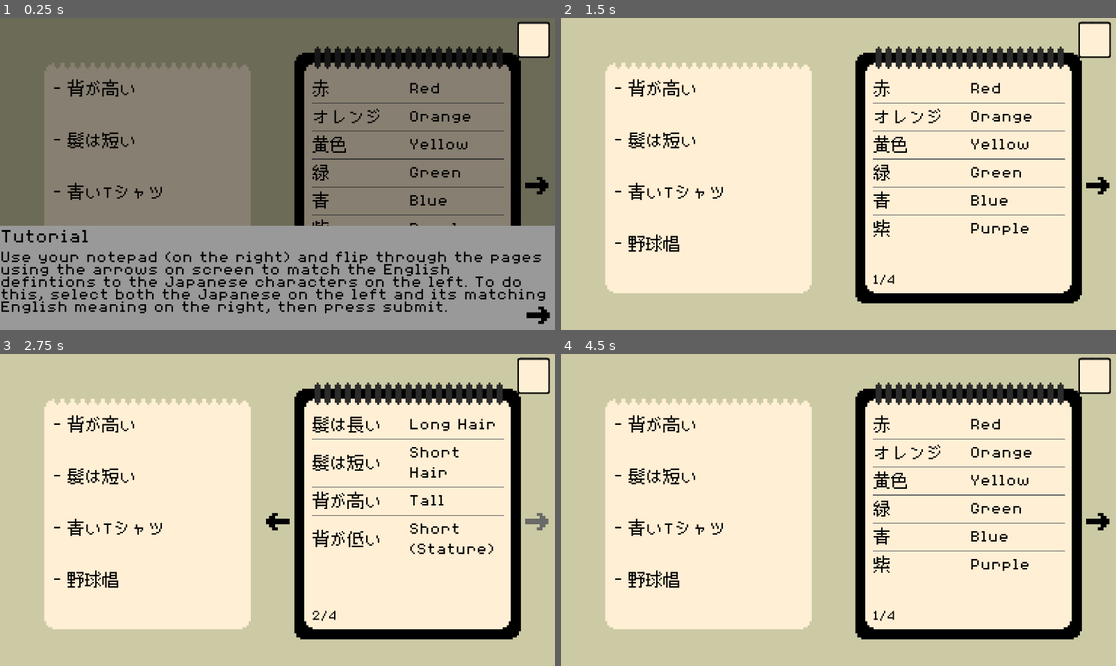
Above: before the commit, frames 1-4 (two rows, left to right).
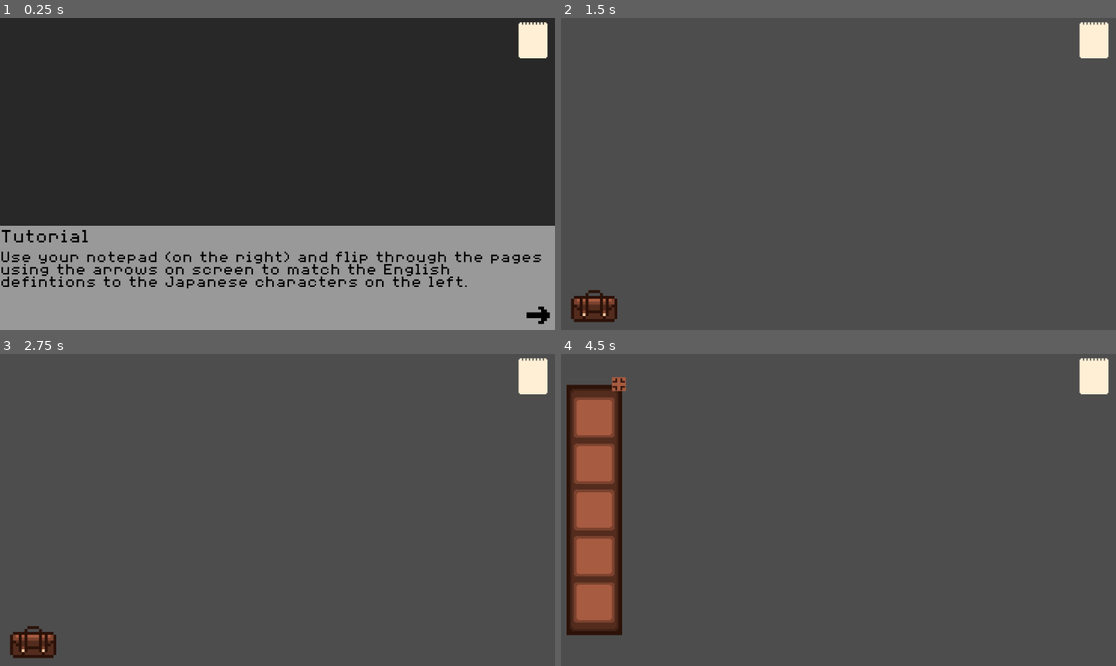
Above: after the commit, the same moments.

Repository: emkartch/Capstone_Bottoh
Game: Godot game, scene res://main.tscn
The game is run twice, just before and just after one commit, with the same random seed, the same clock (stepped at 60 frames per second) and the same inputs.
Inputs (mouse positions are in pixels of both pictures, inside the frame that each line leads up to):
- Up to frame 1 (0.25 s): no input
- Up to frame 2 (1.5 s): click (1099, 314) at 0.5 s; click (1099, 314) at 1.27 s
- Up to frame 3 (2.75 s): click (538, 522) at 2.02 s
- Up to frame 4 (4.5 s): click (594, 634) at 2.77 s; click (616, 463) at 3.52 s; click (838, 522) at 4.27 s

The runs differ from the first frame. In frame 1, 66% of the frame differs, in the area x 0-100%, y 0-95%; in frame 2, 99%, in the area x 0-100%, y 0-100%; in frame 3, 99%; in frame 4, 99%.

Commit message:
Inventory Bag & Expansion
Updated the inventory with assets and created the expanded version. Also, the goals notepad assets were updated.

Diff:
--- a/没頭-(bottō)/hud/dialog.gd
+++ b/没頭-(bottō)/hud/dialog.gd
@@ -7,6 +7,8 @@
 @onready var _dialogue = $VBoxContainer/Dialogue
 #@onready var _continue = $Box/Continue
 @onready var background = $"../GreyOut"
+
+signal continue_true
 
 func display_line(pause: bool, line: String, speaker : String = ""):
 	_speaker.visible = (speaker != "")
@@ -38,5 +40,7 @@
 	if Global.game_end:
 		main.get_tree().quit()
 
+	emit_signal("continue_true")
+
 func _on_continue_pressed() -> void:
 	close()
--- a/没頭-(bottō)/hud/hud.gd
+++ b/没頭-(bottō)/hud/hud.gd
@@ -7,7 +7,11 @@
 @onready var goal_open = $Goal/GoalOpen
 
 func show_start():
-	dialog.display_line(true,"Use your notepad (on the right) a …(84 unchanged characters)…  to the Japanese characters on the left. To do this, select both the Japanese on the left and its matching English meaning on the right, then press submit.","Tutorial")
+	dialog.display_line(true,"Use your notepad (on the right) a …(84 unchanged characters)…  to the Japanese characters on the left.","Tutorial")
+
+	await dialog.continue_true
+
+	dialog.display_line(true,"To do this, select both the Japanese on the left and its matching English meaning on the right, then press submit.","Tutorial")
 
 func show_end():
 	dialog.display_line(true,"You did it!","Tutorial")
--- a/没頭-(bottō)/hud/hud.tscn
+++ b/没頭-(bottō)/hud/hud.tscn
@@ -5,10 +5,10 @@
 [ext_resource type="Script" uid="uid://dadl2ct6iu51b" path="res://hud/dialog.gd" id="3_svhta"]
 [ext_resource type="Texture2D" uid="uid://cbnhlqlr5fpw0" path="res://assets/Arrow.png" id="3_w8tcp"]
 [ext_resource type="Texture2D" uid="uid://cev8nqun6fo3" path="res://assets/GreyArrow.png" id="4_svhta"]
-[ext_resource type="Texture2D" uid="uid://clrmiad5dkevj" path="res://assets/NotePage.png" id="6_fjv1a"]
-[ext_resource type="Texture2D" uid="uid://ctyshvhmatwnm" path="res://assets/NotePadIcon.png" id="7_0ivg5"]
+[ext_resource type="Texture2D" uid="uid://dbq4s5le452yk" path="res://assets/NotePage (Smaller).png" id="6_qv4qp"]
 [ext_resource type="Texture2D" uid="uid://bthma8uk8dn3h" path="res://assets/X.png" id="7_qv4qp"]
 [ext_resource type="Texture2D" uid="uid://cc2vq3gm7y48" path="res://assets/GreyX.png" id="8_sh35x"]
+[ext_resource type="Texture2D" uid="uid://d120m6w405qbg" path="res://assets/Notebookpaper.png" id="9_qv4qp"]
 
 [node name="HUD" type="CanvasLayer" unique_id=179951230]
 process_mode = 3
@@ -91,31 +91,33 @@
 [node name="GoalOpen" type="TextureRect" parent="Goal" unique_id=1058062832]
 visible = false
 layout_mode = 1
-anchors_preset = 1
-anchor_left = 1.0
-anchor_right = 1.0
-offset_left = -358.5
-offset_right = 537.5
-offset_bottom = 896.0
+anchors_preset = -1
+anchor_left = 1.01
+anchor_top = -0.01
+anchor_right = 1.01
+anchor_bottom = -0.01
+offset_left = -384.0
+offset_bottom = 384.0
 grow_horizontal = 0
-scale = Vector2(0.4, 0.4)
-texture = ExtResource("6_fjv1a")
+texture = ExtResource("6_qv4qp")
 
 [node name="VBoxContainer" type="VBoxContainer" parent="Goal/GoalOpen" unique_id=726046158]
 layout_mode = 0
-offset_left = 115.0
-offset_top = 110.0
-offset_right = 785.0
-offset_bottom = 830.0
+offset_left = 50.0
+offset_top = 50.0
+offset_right = 335.80005
+offset_bottom = 353.8
+theme_override_constants/separation = 15
 
 [node name="Label" type="Label" parent="Goal/GoalOpen/VBoxContainer" unique_id=397293288]
 layout_mode = 2
-theme_override_font_sizes/font_size = 80
+theme_override_font_sizes/font_size = 40
 text = "Goal:"
 
 [node name="GoalText" type="Label" parent="Goal/GoalOpen/VBoxContainer" unique_id=1516768583]
 custom_minimum_size = Vector2(100, 0)
 layout_mode = 2
+theme_override_font_sizes/font_size = 30
 text = "Match the Japanese characters to their English meanings."
 autowrap_mode = 2
 
@@ -123,26 +125,26 @@
 layout_mode = 1
 anchors_preset = -1
 anchor_left = 0.87
-anchor_top = 0.13
+anchor_top = 0.12
 anchor_right = 0.87
-anchor_bottom = 0.13
-offset_left = -80.0
-offset_bottom = 80.0
+anchor_bottom = 0.12
+offset_left = -48.0
+offset_bottom = 48.0
 grow_horizontal = 0
 texture_normal = ExtResource("7_qv4qp")
 texture_hover = ExtResource("8_sh35x")
 
 [node name="GoalButton" type="TextureButton" parent="Goal" unique_id=1348998633]
 layout_mode = 1
-anchors_preset = 1
-anchor_left = 1.0
-anchor_right = 1.0
-offset_left = -138.0
-offset_top = 10.0
-offset_right = -10.0
-offset_bottom = 138.0
+anchors_preset = -1
+anchor_left = 0.995
+anchor_top = 0.01
+anchor_right = 0.995
+anchor_bottom = 0.01
+offset_left = -128.0
+offset_bottom = 128.0
 grow_horizontal = 0
-texture_normal = ExtResource("7_0ivg5")
+texture_normal = ExtResource("9_qv4qp")
 
 [connection signal="pressed" from="Dialog/Box/Continue" to="Dialog" method="_on_continue_pressed"]
 [connection signal="pressed" from="Goal/GoalOpen/ExitGoalButton" to="." method="_on_exit_goal_button_pressed"]
--- a/没頭-(bottō)/inventory/inventory.tscn
+++ b/没頭-(bottō)/inventory/inventory.tscn
@@ -3,12 +3,14 @@
 [ext_resource type="Theme" uid="uid://cp4nu80cltnic" path="res://theme/main_theme.tres" id="1_62wf1"]
 [ext_resource type="Texture2D" uid="uid://cyerekk6aofke" path="res://assets/ShortArrow.png" id="2_f8i2h"]
 [ext_resource type="Script" uid="uid://b3uulu1fvp4xi" path="res://inventory/inventory_container.gd" id="2_lhcfm"]
+[ext_resource type="Texture2D" uid="uid://qyfslf8eigol" path="res://inventory/BackgroundInventory.png" id="3_0dv6l"]
 [ext_resource type="Texture2D" uid="uid://dypq21vkaun3r" path="res://assets/GreyShortArrow.png" id="3_f8i2h"]
+[ext_resource type="Texture2D" uid="uid://dmhunreje6uf5" path="res://inventory/InventorySquare.png" id="5_022t5"]
 [ext_resource type="Texture2D" uid="uid://dxdcblg2ibwh2" path="res://inventory/MessangerbagClosed.png" id="5_rsmrt"]
 [ext_resource type="Texture2D" uid="uid://bvc443624xejf" path="res://inventory/Expandbutton.png" id="6_rsmrt"]
 
-[sub_resource type="StyleBoxFlat" id="StyleBoxFlat_je7cn"]
-bg_color = Color(0, 0, 0, 0.6627451)
+[sub_resource type="StyleBoxTexture" id="StyleBoxTexture_locsq"]
+texture = ExtResource("5_022t5")
 
 [node name="Inventory" type="Control" unique_id=213740819]
 layout_mode = 3
@@ -35,15 +37,18 @@
 icon = ExtResource("5_rsmrt")
 flat = true
 
-[node name="InventoryContainer" type="ColorRect" parent="." unique_id=1659283285]
+[node name="InventoryContainer" type="TextureRect" parent="." unique_id=1653766887]
+visible = false
 layout_mode = 1
 anchors_preset = -1
 anchor_left = 0.01
-anchor_top = 0.33
+anchor_top = 0.34
 anchor_right = 0.11
-anchor_bottom = 0.8
+anchor_bottom = 0.81
 grow_vertical = 2
 mouse_filter = 2
+texture = ExtResource("3_0dv6l")
+expand_mode = 1
 script = ExtResource("2_lhcfm")
 
 [node name="ScrollContainer" type="ScrollContainer" parent="InventoryContainer" unique_id=1346998014]
@@ -68,7 +73,7 @@
 layout_mode = 2
 size_flags_horizontal = 4
 size_flags_vertical = 4
-theme_override_styles/panel = SubResource("StyleBoxFlat_je7cn")
+theme_override_styles/panel = SubResource("StyleBoxTexture_locsq")
 
 [node name="Item" type="TextureRect" parent="InventoryContainer/ScrollContainer/VBoxContainer/Slot" unique_id=1273393416]
 layout_mode = 1
@@ -77,96 +82,101 @@
 anchor_top = 0.5
 anchor_right = 0.5
 anchor_bottom = 0.5
-offset_left = -64.0
-offset_top = -64.0
-offset_right = 64.0
-offset_bottom = 64.0
-grow_horizontal = 2
-grow_vertical = 2
-
-[node name="Slot2" type="Panel" parent="InventoryContainer/ScrollContainer/VBoxContainer" unique_id=1467444534]
-custom_minimum_size = Vector2(140, 140)
-layout_mode = 2
-size_flags_horizontal = 4
-size_flags_vertical = 4
-theme_override_styles/panel = SubResource("StyleBoxFlat_je7cn")
-
-[node name="Item" type="TextureRect" parent="InventoryContainer/ScrollContainer/VBoxContainer/Slot2" unique_id=1508022826]
-layout_mode = 1
-anchors_preset = 8
-anchor_left = 0.5
-anchor_top = 0.5
-anchor_right = 0.5
-anchor_bottom = 0.5
-offset_left = -64.0
-offset_top = -64.0
-offset_right = 64.0
-offset_bottom = 64.0
-grow_horizontal = 2
-grow_vertical = 2
-
-[node name="Slot3" type="Panel" parent="InventoryContainer/ScrollContainer/VBoxContainer" unique_id=435916877]
-custom_minimum_size = Vector2(140, 140)
-layout_mode = 2
-size_flags_horizontal = 4
-size_flags_vertical = 4
-theme_override_styles/panel = SubResource("StyleBoxFlat_je7cn")
-
-[node name="Item" type="TextureRect" parent="InventoryContainer/ScrollContainer/VBoxContainer/Slot3" unique_id=1091999240]
-layout_mode = 1
-anchors_preset = 8
-anchor_left = 0.5
-anchor_top = 0.5
-anchor_right = 0.5
-anchor_bottom = 0.5
-offset_left = -64.0
-offset_top = -64.0
-offset_right = 64.0
-offset_bottom = 64.0
-grow_horizontal = 2
-grow_vertical = 2
-
-[node name="Slot4" type="Panel" parent="InventoryContainer/ScrollContainer/VBoxContainer" unique_id=1631614282]
-custom_minimum_size = Vector2(140, 140)
-layout_mode = 2
-size_flags_horizontal = 4
-size_flags_vertical = 4
-theme_override_styles/panel = SubResource("StyleBoxFlat_je7cn")
-
-[node name="Item" type="TextureRect" parent="InventoryContainer/ScrollContainer/VBoxContainer/Slot4" unique_id=607127998]
-layout_mode = 1
-anchors_preset = 8
-anchor_left = 0.5
-anchor_top = 0.5
-anchor_right = 0.5
-anchor_bottom = 0.5
-offset_left = -64.0
-offset_top = -64.0
-offset_right = 64.0
-offset_bottom = 64.0
-grow_horizontal = 2
-grow_vertical = 2
-
-[node name="Slot5" type="Panel" parent="InventoryContainer/ScrollContainer/VBoxContainer" unique_id=1290083642]
-custom_minimum_size = Vector2(140, 140)
-layout_mode = 2
-size_flags_horizontal = 4
-size_flags_vertical = 4
-theme_override_styles/panel = SubResource("StyleBoxFlat_je7cn")
-
-[node name="Item" type="TextureRect" parent="InventoryContainer/ScrollContainer/VBoxContainer/Slot5" unique_id=2030828846]
-layout_mode = 1
-anchors_preset = 8
-anchor_left = 0.5
-anchor_top = 0.5
-anchor_right = 0.5
-anchor_bottom = 0.5
-offset_left = -64.0
-offset_top = -64.0
-offset_right = 64.0
-offset_bottom = 64.0
-grow_horizontal = 2
-grow_vertical = 2
+offset_left = -60.0
+offset_top = -60.0
+offset_right = 60.0
+offset_bottom = 60.0
+grow_horizontal = 2
+grow_vertical = 2
+expand_mode = 1
+
+[node name="Slot2" type="Panel" parent="InventoryContainer/ScrollContainer/VBoxContainer" unique_id=508425890]
+custom_minimum_size = Vector2(140, 140)
+layout_mode = 2
+size_flags_horizontal = 4
+size_flags_vertical = 4
+theme_override_styles/panel = SubResource("StyleBoxTexture_locsq")
+
+[node name="Item" type="TextureRect" parent="InventoryContainer/ScrollContainer/VBoxContainer/Slot2" unique_id=678063042]
+layout_mode = 1
+anchors_preset = 8
+anchor_left = 0.5
+anchor_top = 0.5
+anchor_right = 0.5
+anchor_bottom = 0.5
+offset_left = -60.0
+offset_top = -60.0
+offset_right = 60.0
+offset_bottom = 60.0
+grow_horizontal = 2
+grow_vertical = 2
+expand_mode = 1
+
+[node name="Slot3" type="Panel" parent="InventoryContainer/ScrollContainer/VBoxContainer" unique_id=2033457933]
+custom_minimum_size = Vector2(140, 140)
+layout_mode = 2
+size_flags_horizontal = 4
+size_flags_vertical = 4
+theme_override_styles/panel = SubResource("StyleBoxTexture_locsq")
+
+[node name="Item" type="TextureRect" parent="InventoryContainer/ScrollContainer/VBoxContainer/Slot3" unique_id=1715698168]
+layout_mode = 1
+anchors_preset = 8
+anchor_left = 0.5
+anchor_top = 0.5
+anchor_right = 0.5
+anchor_bottom = 0.5
+offset_left = -60.0
+offset_top = -60.0
+offset_right = 60.0
+offset_bottom = 60.0
+grow_horizontal = 2
+grow_vertical = 2
+expand_mode = 1
+
+[node name="Slot4" type="Panel" parent="InventoryContainer/ScrollContainer/VBoxContainer" unique_id=1236580021]
+custom_minimum_size = Vector2(140, 140)
+layout_mode = 2
+size_flags_horizontal = 4
+size_flags_vertical = 4
+theme_override_styles/panel = SubResource("StyleBoxTexture_locsq")
+
+[node name="Item" type="TextureRect" parent="InventoryContainer/ScrollContainer/VBoxContainer/Slot4" unique_id=1342413009]
+layout_mode = 1
+anchors_preset = 8
+anchor_left = 0.5
+anchor_top = 0.5
+anchor_right = 0.5
+anchor_bottom = 0.5
+offset_left = -60.0
+offset_top = -60.0
+offset_right = 60.0
+offset_bottom = 60.0
+grow_horizontal = 2
+grow_vertical = 2
+expand_mode = 1
+
+[node name="Slot5" type="Panel" parent="InventoryContainer/ScrollContainer/VBoxContainer" unique_id=877218428]
+custom_minimum_size = Vector2(140, 140)
+layout_mode = 2
+size_flags_horizontal = 4
+size_flags_vertical = 4
+theme_override_styles/panel = SubResource("StyleBoxTexture_locsq")
+
+[node name="Item" type="TextureRect" parent="InventoryContainer/ScrollContainer/VBoxContainer/Slot5" unique_id=1612538139]
+layout_mode = 1
+anchors_preset = 8
+anchor_left = 0.5
+anchor_top = 0.5
+anchor_right = 0.5
+anchor_bottom = 0.5
+offset_left = -60.0
+offset_top = -60.0
+offset_right = 60.0
+offset_bottom = 60.0
+grow_horizontal = 2
+grow_vertical = 2
+expand_mode = 1
 
 [node name="UpArrow" type="TextureButton" parent="InventoryContainer" unique_id=1957222319]
 layout_mode = 1
@@ -205,10 +215,10 @@
 [node name="ExpandButton" type="Button" parent="InventoryContainer" unique_id=255375102]
 layout_mode = 1
 anchors_preset = -1
-anchor_left = 1.1
-anchor_top = -0.04
-anchor_right = 1.1
-anchor_bottom = -0.04
+anchor_left = 1.07
+anchor_top = -0.03
+anchor_right = 1.07
+anchor_bottom = -0.03
 offset_left = -40.0
 offset_bottom = 40.0
 grow_horizontal = 0
--- a/没頭-(bottō)/inventory/inventory_container.gd
+++ b/没頭-(bottō)/inventory/inventory_container.gd
@@ -1,4 +1,4 @@
-extends ColorRect
+extends TextureRect
 
 @onready var scroll_container = $ScrollContainer
 @onready var up_arrow = $UpArrow
@@ -8,8 +8,8 @@
 
 var open_texture = preload("res://inventory/MessangerbagOpen.png")
 var closed_texture = preload("res://inventory/MessangerbagClosed.png")
-var expand_texture
-var minimize_texture
+var expand_texture = preload("res://inventory/Expandbutton.png")
+var minimize_texture = preload("res://inventory/MinimizeButton.png")
 
 var state = false
 var expand_state = false
@@ -66,10 +66,20 @@
 func _on_expand_button_pressed() -> void:
 
 	if expand_state:
-		expand_button.set_button_icon(minimize_texture)
+		self.anchor_top = 0.34
+		self.anchor_bottom = 0.81
+		expand_button.set_button_icon(expand_texture)
 		expand_state = false
+		bag_button.visible = true
+		up_arrow.visible = true
+		down_arrow.visible = true
 		#self.visible = false
 	elif not expand_state:
-		expand_button.set_button_icon(expand_texture)
+		self.anchor_top = 0.099
+		self.anchor_bottom = 0.901
+		expand_button.set_button_icon(minimize_texture)
 		expand_state = true
+		bag_button.visible = false
+		up_arrow.visible = false
+		down_arrow.visible = false
 		#self.visible = true
Binary file changed: 没頭-(bottō)/assets/BigNotePad.png
Binary file changed: 没頭-(bottō)/assets/GreyShortArrow.png
Binary file changed: 没頭-(bottō)/assets/GreyX.png
Binary file changed: 没頭-(bottō)/assets/MiniNotePad.png
Binary file added: 没頭-(bottō)/assets/MiniNotePadClosed.png
Not shown, added: 没頭-(bottō)/assets/MiniNotePadClosed.png.import
Binary file added: 没頭-(bottō)/assets/NotePage (Smaller).png
Not shown, added: 没頭-(bottō)/assets/NotePage (Smaller).png.import
Binary file added: 没頭-(bottō)/assets/Notebookpaper.png
Not shown, added: 没頭-(bottō)/assets/Notebookpaper.png.import
Binary file changed: 没頭-(bottō)/assets/ShortArrow.png
Binary file changed: 没頭-(bottō)/assets/X.png
(and 18 more such lines)
